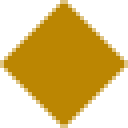
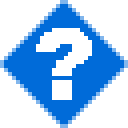
Revision of a layered 128 x 128 image; what changed, layer by layer:
added layer "?" above "Rectangle 1 copy" over bbox(36, 28, 92, 100)
